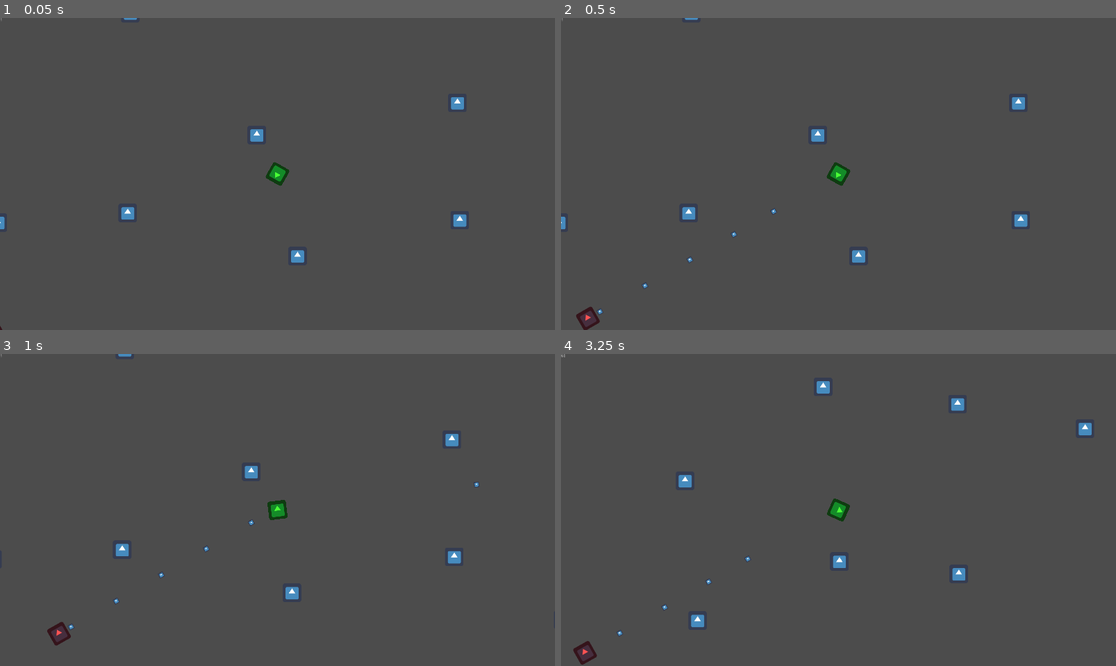
Above: before the commit, frames 1-4 (two rows, left to right).
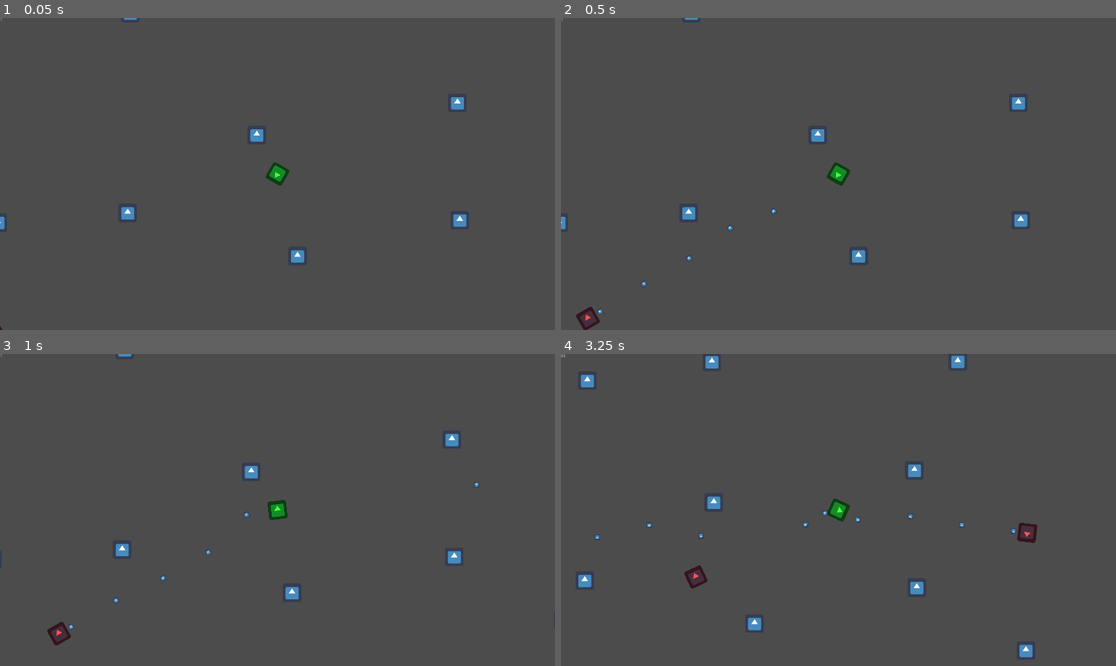
Above: after the commit, the same moments.

Repository: kpfries/moonshot2020
Game: Godot game, scene res://Scenes/Sample_Scene.tscn
The game is run twice, just before and just after one commit, with the same random seed, the same clock (stepped at 60 frames per second) and the same inputs. The project has no main scene, so this scene is started directly. The engine's default icon, where the game draws it, is replaced by a stand-in: a white triangle on a blue panel in a dark square.
Inputs (mouse positions are in pixels of both pictures, inside the frame that each line leads up to):
- Up to frame 1 (0.05 s): no input
- Up to frame 2 (0.5 s): no input
- Up to frame 3 (1 s): move the mouse to (399, 494) at 0.52 s; hold Up (ui_up) from 0.53 s (still down); click (399, 494) at 0.6 s
- Up to frame 4 (3.25 s): move the mouse to (727, 525) at 1.27 s; release Up (ui_up) at 1.28 s; right-click (727, 525) at 1.35 s; click (727, 525) at 1.55 s; move the mouse to (894, 441) at 2.02 s; hold Up (ui_up) from 2.03 s (still down); click (894, 441) at 2.1 s; move the mouse to (810, 572) at 2.77 s; click (810, 572) at 2.85 s

Frame 1 is identical in both runs. In frame 2, less than 0.1% of the frame differs, in the area x 14-39%, y 61-87%; in frame 3, less than 0.1%; in frame 4, 2.3%, in the area x 2-96%, y 0-100%.

Commit message:
buggy bombs
rigidbody mines are added (they break the game if you grapple them)

Diff:
--- a/Scenes/Actors/Enemy_KB.tscn
+++ b/Scenes/Actors/Enemy_KB.tscn
@@ -16,6 +16,10 @@
 
 [node name="EnemyController" type="Node2D" parent="."]
 
+[node name="Sprite" type="Sprite" parent="EnemyController"]
+modulate = Color( 1, 0.329412, 0.329412, 1 )
+texture = ExtResource( 2 )
+
 [node name="Gun" type="Node2D" parent="EnemyController"]
 position = Vector2( 48, 0 )
 
@@ -24,9 +28,14 @@
 
 [node name="ReloadTimer" type="Timer" parent="EnemyController/Gun"]
 wait_time = 2.0
+one_shot = true
 
-[node name="Sprite" type="Sprite" parent="EnemyController"]
-modulate = Color( 1, 0.329412, 0.329412, 1 )
-texture = ExtResource( 2 )
+[node name="Bomber" type="Node2D" parent="EnemyController"]
+position = Vector2( -54, 0 )
+
+[node name="BombFrequency" type="Timer" parent="EnemyController/Bomber"]
+wait_time = 5.0
+autostart = true
 [connection signal="timeout" from="EnemyController/Gun/FireFrequency" to="." method="_on_FireFrequency_timeout"]
 [connection signal="timeout" from="EnemyController/Gun/ReloadTimer" to="." method="_on_ReloadTimer_timeout"]
+[connection signal="timeout" from="EnemyController/Bomber/BombFrequency" to="." method="_on_BombFrequency_timeout"]
--- /dev/null
+++ b/Scenes/Projectiles/Bomb.tscn
@@ -0,0 +1,37 @@
+[gd_scene load_steps=5 format=2]
+
+[ext_resource path="res://icon.png" type="Texture" id=1]
+[ext_resource path="res://Scripts/Bomb.gd" type="Script" id=2]
+
+[sub_resource type="CircleShape2D" id=2]
+radius = 10.1361
+
+[sub_resource type="CircleShape2D" id=1]
+radius = 131.029
+
+[node name="Bomb" type="RigidBody2D"]
+script = ExtResource( 2 )
+
+[node name="ExplosionCollision" type="CollisionShape2D" parent="."]
+shape = SubResource( 2 )
+
+[node name="ExplosionArea" type="Area2D" parent="."]
+monitoring = false
+monitorable = false
+
+[node name="CollisionShape2D" type="CollisionShape2D" parent="ExplosionArea"]
+shape = SubResource( 1 )
+
+[node name="ExplosionSprite" type="Sprite" parent="."]
+
+[node name="BombSprite" type="Sprite" parent="."]
+modulate = Color( 1, 0.847059, 0.156863, 1 )
+scale = Vector2( 0.3, 0.3 )
+texture = ExtResource( 1 )
+
+[node name="Timer" type="Timer" parent="."]
+wait_time = 5.0
+autostart = true
+[connection signal="body_entered" from="." to="." method="_on_Bomb_body_entered"]
+[connection signal="body_entered" from="ExplosionArea" to="." method="_on_ExplosionArea_body_entered"]
+[connection signal="timeout" from="Timer" to="." method="_on_Timer_timeout"]
--- a/Scenes/Sample_Scene.tscn
+++ b/Scenes/Sample_Scene.tscn
@@ -40,7 +40,6 @@
 polygon = PoolVector2Array( -10562.6, -6599.37, -471.506, -8321.4, 5865.55, -9251.29, 17162, -1502.18, 14028, 8829.98, -2813.46, 10586.4, -6670.8, 5971.42, -13524.5, 185.408 )
 
 [node name="Target" parent="." instance=ExtResource( 2 )]
-frame = 0
 
 [node name="GUI" parent="." instance=ExtResource( 5 )]
 
--- /dev/null
+++ b/Scripts/Bomb.gd
@@ -0,0 +1,42 @@
+extends RigidBody2D
+
+export var damage: int = 5
+export var knockback: float = 1000
+
+var parent_vector = Vector2(0,0)
+onready var explosion_hb = $ExplosionArea
+
+# Called when the node enters the scene tree for the first time.
+func _ready():
+	pass # Replace with function body.
+
+
+# Called every frame. 'delta' is the elapsed time since the previous frame.
+func _process(delta):
+ position += parent_vector * delta
+
+func explode():
+	explosion_hb.monitoring = true
+	print('boom')
+	pass
+
+
+func _on_Timer_timeout():
+	explode()
+
+#on collision with bomb_rb
+func _on_Bomb_body_entered(body):
+	explode()
+	pass # Replace with function body.
+
+#on collision with explosion area
+func _on_ExplosionArea_body_entered(body):
+	var vector = (body.global_position - global_position).normalized() * knockback
+	if body is KinematicBody2D:
+		body.velocity += vector
+	elif body is RigidBody2D:
+		body.apply_central_impulse(vector)
+	if body.has_method("damage"):
+		body.damage(damage)
+	#play explosion animation
+	queue_free()
--- a/Scripts/Bullet.gd
+++ b/Scripts/Bullet.gd
@@ -3,18 +3,19 @@
 
 export var speed: float = 1800
 var vector = Vector2()
-var parent_speed: Vector2 = Vector2()
+var parent_speed: Vector2 = Vector2(0, 0)
 var damage: int = 1
 
 
 func _ready():
 	rotation = vector.angle()
+	vector = ((speed * vector) + parent_speed)
 	pass
 
 
 # Called every frame. 'delta' is the elapsed time since the previous frame.
 func _physics_process(delta):
-	position += ((speed * vector) + parent_speed) * delta
+	position += vector * delta
 
 
 
--- a/Scripts/Enemy_KB.gd
+++ b/Scripts/Enemy_KB.gd
@@ -5,6 +5,7 @@
 export var targetdistance: int = 300
 export var detection_distance = 1200
 export var acceleration: float = 0.2
+export var bullet_spread: float = 0.1
 
 var velocity: Vector2 = Vector2(0,0)
 
@@ -12,9 +13,12 @@
 export var clip_size: int = 10
 var bullets_remaining: int = 30
 var bullet_scn := preload("res://Scenes/Projectiles/Bullet.tscn")
+var bomb_scn := preload("res://Scenes/Projectiles/Bomb.tscn")
 onready var gun = $EnemyController/Gun
 onready var fire_frequency = $EnemyController/Gun/FireFrequency
 onready var ReloadTimer = $EnemyController/Gun/ReloadTimer
+onready var bomber = $EnemyController/Bomber
+onready var random = RandomNumberGenerator.new()
 
 onready var player = get_tree().get_nodes_in_group('Player')[0]
 
@@ -24,6 +28,7 @@
 	fire_frequency.start()
 	ReloadTimer.start()
 	ReloadTimer.paused = true
+	random.randomize()
 	pass # Replace with function body.
 
 
@@ -52,7 +57,9 @@
 
 func shoot():
 	var bullet := bullet_scn.instance()
-	bullet.vector = Vector2(1,0).rotated(rotation)
+
+	var spread = random.randf_range(0.0, bullet_spread) - bullet_spread/2
+	bullet.vector = Vector2(1,0).rotated(rotation + spread)
 	bullet.global_transform = gun.global_transform
 	bullet.parent_speed = velocity
 	get_tree().current_scene.add_child(bullet)
@@ -82,3 +89,11 @@
 	bullets_remaining = clip_size
 	ReloadTimer.start()
 	fire_frequency.paused = true
+
+
+#func _on_BombFrequency_timeout():
+#	var backwards = Vector2(1,0).rotated(rotation + PI) * random.randf_range(20, 40)
+#	var bomb := bomb_scn.instance()
+#	bomb.global_position = bomber.global_position
+#	bomb.linear_velocity = backwards
+#	get_tree().current_scene.add_child(bomb)
--- a/Scripts/Player.gd
+++ b/Scripts/Player.gd
@@ -92,7 +92,7 @@
 
 func die():
 	print('you lost')
-	get_tree().reload_current_scene()
+	#get_tree().reload_current_scene()
 
 func draw_tether(grappled):
 	tether_line.global_position = Vector2(0,0)
--- a/Scripts/procedural_pop.gd
+++ b/Scripts/procedural_pop.gd
@@ -10,6 +10,7 @@
 
 
 
+
 func _ready():
 	rng.seed = game_seed.hash()
 	var points = pds.generate_points(density, level_bounds, 3, Vector2(0,0))
